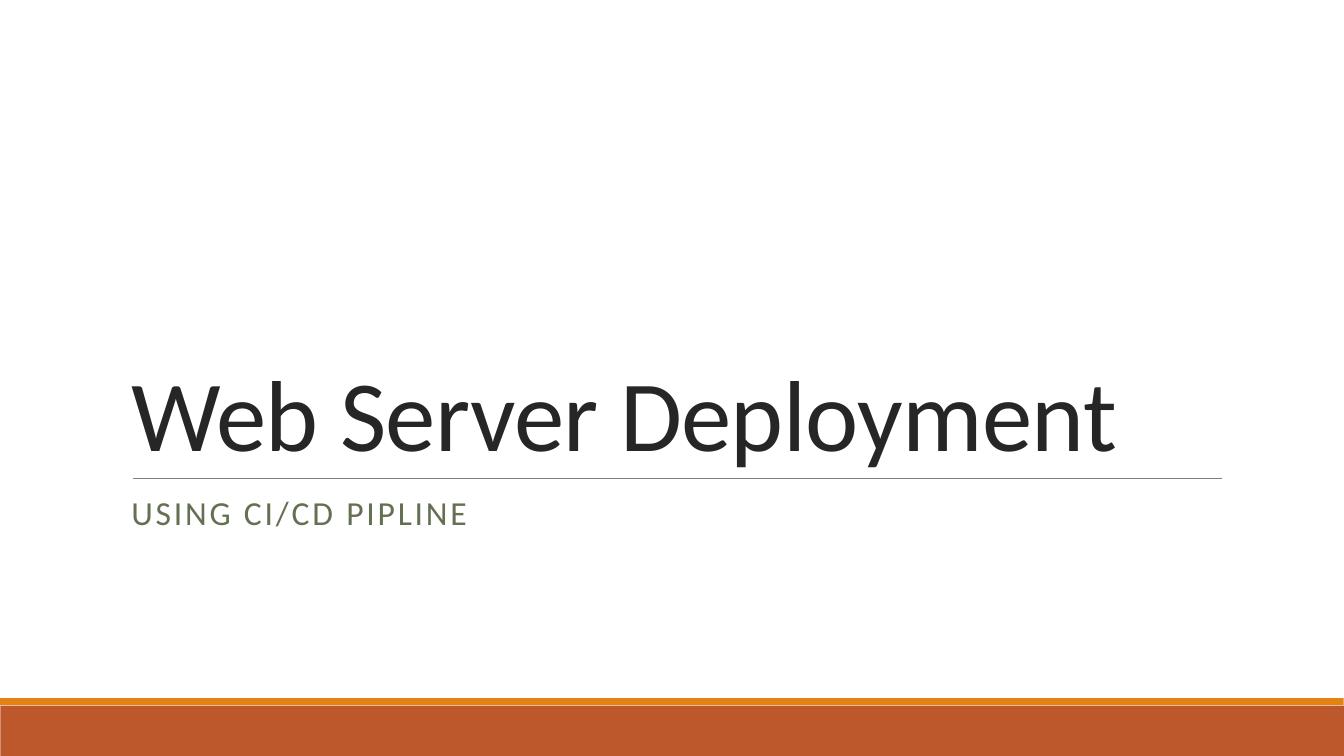
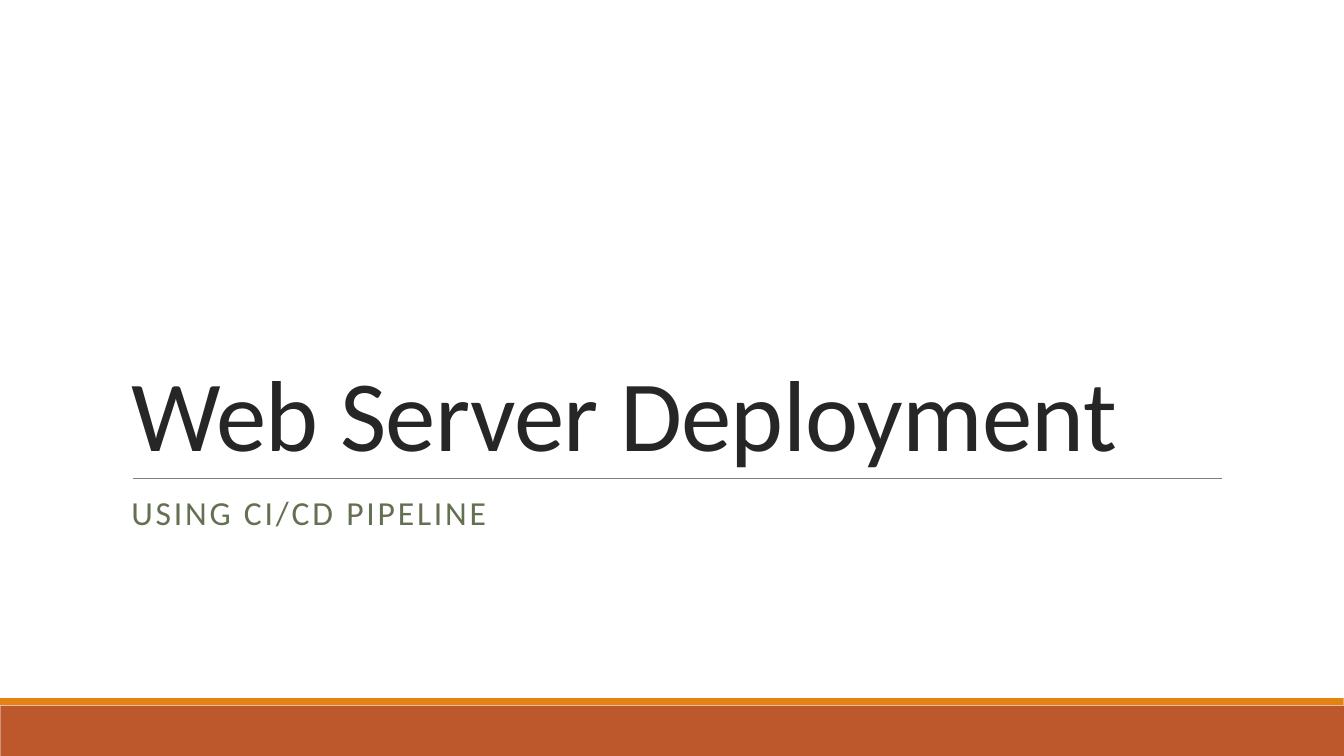
Before and after one commit to AmrElboridy/mahmoud-ahmed-abdelsalam, a slide deck: slide 1 of Web Server Deployment.pptx. Drawn at 1344x756 pixels with LibreOffice and Linux fonts; fonts in the diff are those of the drawing. Boxes give left, top, right and bottom in pixels: in the first picture for what was removed or moved away, otherwise in the second. Text is boxed around its words. In the diff, an @@ line names an element or a change of style, - is before the commit and + after.

```diff
--- a/Web Server Deployment.pptx
+++ b/Web Server Deployment.pptx
@@ subtitle at (x1=131, y1=501, x2=486, y2=527): text changed @@
-USING CI/CD PIPLINE
+USING CI/CD PIPELINE
```
Also in this commit, not shown: 1 other slide changed, 1 slide added.
